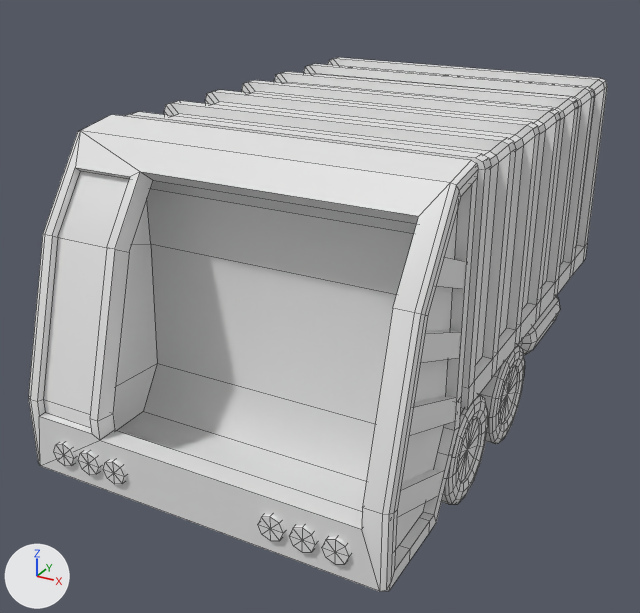
The FBX model CleanupClash/Import/SM_GarbageTruck.fbx: old version first, new version second.
Before and after are seen from a 50 mm lens placed at (3.83, -5.27, 4.9), pointed at (-0.75, 3.05, 0.74). Arrows for +X, +Y and +Z are at lower left; the lights stay in place. Mesh edges are drawn as thin lines. Materials are left out; every surface is plain grey. Where no turn or scale is listed for an object, it has been applied to the vertices.

The older version as bpy lines, for what is in view:
```python
me_mesh = bpy.data.meshes.new('Mesh')
me_mesh.from_pydata(...)  # 1472 vertices, 1481 faces; spans x -1.77..1.77, y -2.86..2.86, z -1.63..1.63
me_mesh.materials.append(mat_standardsurface1)
ob_pcylinder8 = bpy.data.objects.new('pCylinder8', me_mesh)
ob_pcylinder8.location = (0.0, 2.32, 1.63)
```
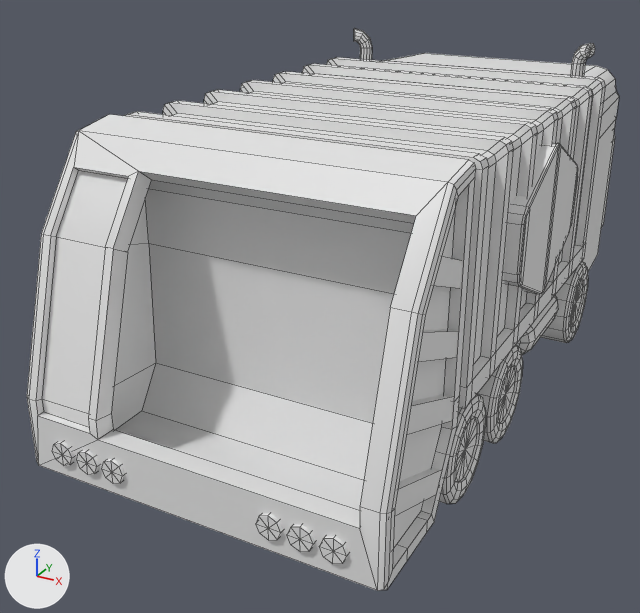
Where the change shows, as pixel boxes (x1, y1, x2, y2) in the pictures (640 x 613 px; the box of a moved part takes in the faces that stretch with it):
'pCylinder8', reshaped, moved
    before: (28, 57, 607, 591)
    after: (27, 28, 619, 591)
part 1 of me_mesh, moved or reshaped
    before: (103, 460, 127, 484)
    after: (102, 459, 125, 484)
part 2 of me_mesh, moved or reshaped
    before: (78, 451, 101, 475)
    after: (77, 450, 99, 475)
part 3 of me_mesh, moved or reshaped
    before: (54, 442, 76, 466)
    after: (52, 442, 75, 466)
part 4 of me_mesh, moved or reshaped
    before: (258, 514, 285, 541)
    after: (256, 514, 283, 540)
part 5 of me_mesh, moved or reshaped
    before: (289, 525, 318, 553)
    after: (287, 525, 315, 552)
part 6 of me_mesh, moved or reshaped
    before: (322, 537, 351, 565)
    after: (319, 536, 349, 564)
part 7 of me_mesh, moved or reshaped
    before: (442, 395, 488, 505)
    after: (439, 394, 486, 504)
part 8 of me_mesh, moved or reshaped
    before: (479, 345, 525, 444)
    after: (477, 345, 523, 443)
part 9 of me_mesh, moved or reshaped
    before: (518, 296, 560, 355)
    after: (516, 296, 558, 355)
part 10 of me_mesh, moved or reshaped
    before: (126, 57, 607, 410)
    after: (124, 57, 606, 409)
part 11 of me_mesh, moved or reshaped
    before: (28, 114, 478, 591)
    after: (27, 114, 476, 591)
part 12 of me_mesh, added
    after: (540, 261, 588, 343)
part 13 of me_mesh, moved or reshaped
    before: (397, 469, 443, 517)
    after: (394, 468, 441, 517)
part 14 of me_mesh, moved or reshaped
    before: (409, 395, 455, 435)
    after: (406, 395, 453, 435)
part 15 of me_mesh, moved or reshaped
    before: (420, 330, 460, 363)
    after: (418, 329, 457, 362)
part 16 of me_mesh, moved or reshaped
    before: (436, 257, 465, 289)
    after: (434, 257, 462, 288)
part 17 of me_mesh, added
    after: (354, 28, 619, 294)

What the commit changed:
me_mesh is used by ob_pcylinder8; location (0.0, 2.32, 1.63).
me_mesh had 1472 vertices, 1481 faces and spanned x -1.77..1.77, y -2.86..2.86, z -1.63..1.63.
me_mesh now has 2400 vertices, 2420 faces and spans x -1.81..1.81, y -4.53..4.53, z -1.66..1.94.
me_mesh part 1: the loose piece of 17 vertices spanning x -0.9..-0.67, y -2.86..-2.8, z -1.19..-0.96 is moved by (-0.02, -1.68, -0.02).
me_mesh part 2: the loose piece of 17 vertices spanning x -1.18..-0.95, y -2.86..-2.8, z -1.19..-0.96 is moved by (-0.02, -1.68, -0.02).
me_mesh part 3: the loose piece of 17 vertices spanning x -1.47..-1.24, y -2.86..-2.8, z -1.19..-0.96 is moved by (-0.02, -1.68, -0.02).
me_mesh part 4: the loose piece of 17 vertices spanning x 0.67..0.9, y -2.86..-2.8, z -1.19..-0.96 is moved by (-0.02, -1.68, -0.02).
me_mesh part 5: the loose piece of 17 vertices spanning x 0.95..1.18, y -2.86..-2.8, z -1.19..-0.96 is moved by (-0.02, -1.68, -0.02).
me_mesh part 6: the loose piece of 17 vertices spanning x 1.24..1.47, y -2.86..-2.8, z -1.19..-0.96 is moved by (-0.02, -1.68, -0.02).
me_mesh part 7: the loose piece of 194 vertices spanning x 1.31..1.75, y -1.51..-0.47, z -1.63..-0.6 is moved by (-0.02, -1.68, -0.02).
me_mesh part 8: the loose piece of 194 vertices spanning x 1.31..1.75, y -0.35..0.68, z -1.63..-0.6 is moved by (-0.02, -1.68, -0.02).
me_mesh part 9: the loose piece of 74 vertices spanning x 1.23..1.71, y 1.01..2.25, z -1.18..-0.71 is moved by (-0.02, -1.68, -0.02).
me_mesh part 10: the loose piece of 236 vertices spanning x -1.73..1.77, y -1.27..2.86, z -0.54..1.61 is moved by (-0.02, -1.68, -0.02).
me_mesh part 11: the loose piece of 138 vertices spanning x -1.77..1.77, y -2.82..-1.43, z -1.32..1.63 is moved by (-0.02, -1.68, -0.02).
me_mesh part 12: the loose piece of 194 vertices spanning x 1.31..1.75, y -0.35..0.68, z -1.63..-0.6 is copied, and the copy is moved by (0.02, 0.98, -0.02); it spans x 1.33..1.77, y 0.63..1.66, z -1.66..-0.63.
me_mesh part 13: the loose piece of 8 vertices spanning x 1.65..1.76, y -2.77..-1.7, z -1.1..-0.5 is moved by (-0.02, -1.68, -0.02).
me_mesh part 14: the loose piece of 8 vertices spanning x 1.65..1.76, y -2.57..-1.47, z -0.54..0.09 is moved by (-0.02, -1.68, -0.02).
me_mesh part 15: the loose piece of 8 vertices spanning x 1.65..1.76, y -2.43..-1.52, z 0.06..0.61 is moved by (-0.02, -1.68, -0.02).
me_mesh part 16: the loose piece of 8 vertices spanning x 1.65..1.76, y -2.16..-1.5, z 0.64..1.1 is moved by (-0.02, -1.68, -0.02).
me_mesh part 17: 496 vertices added at x -1.81..1.81, y -3.42..4.53, z -1.19..1.94.
Object 'pCylinder8' (ob_pcylinder8) moves from (0.0, 2.32, 1.63) to (0.0, 4.0, 1.66).
